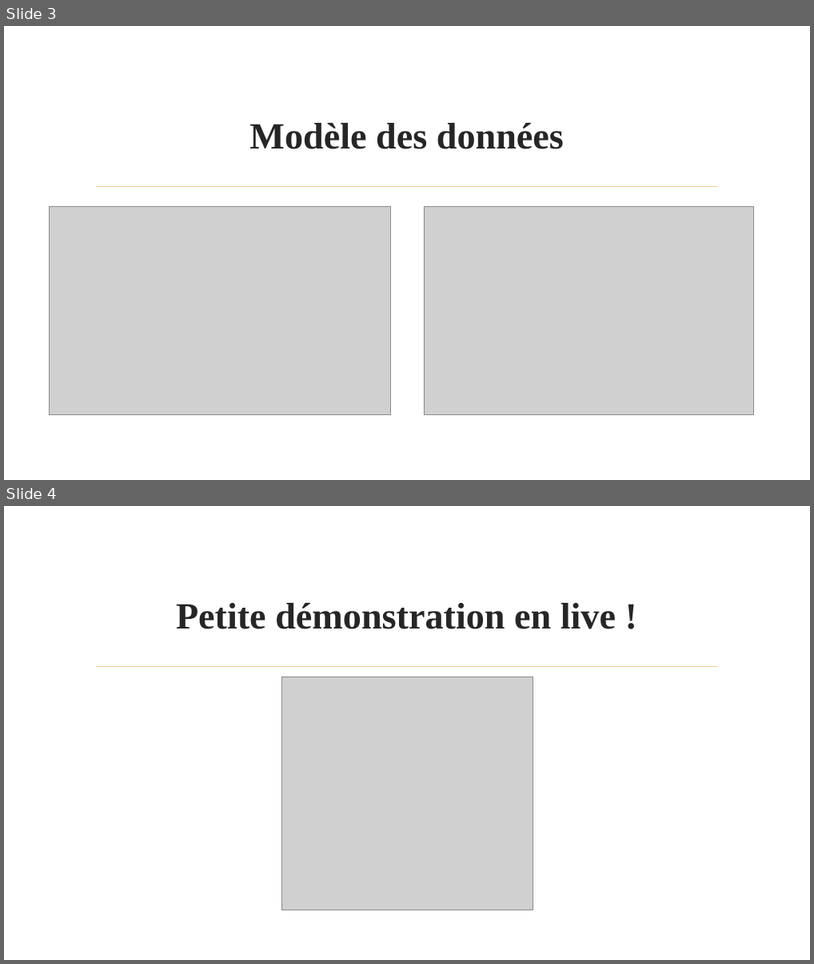
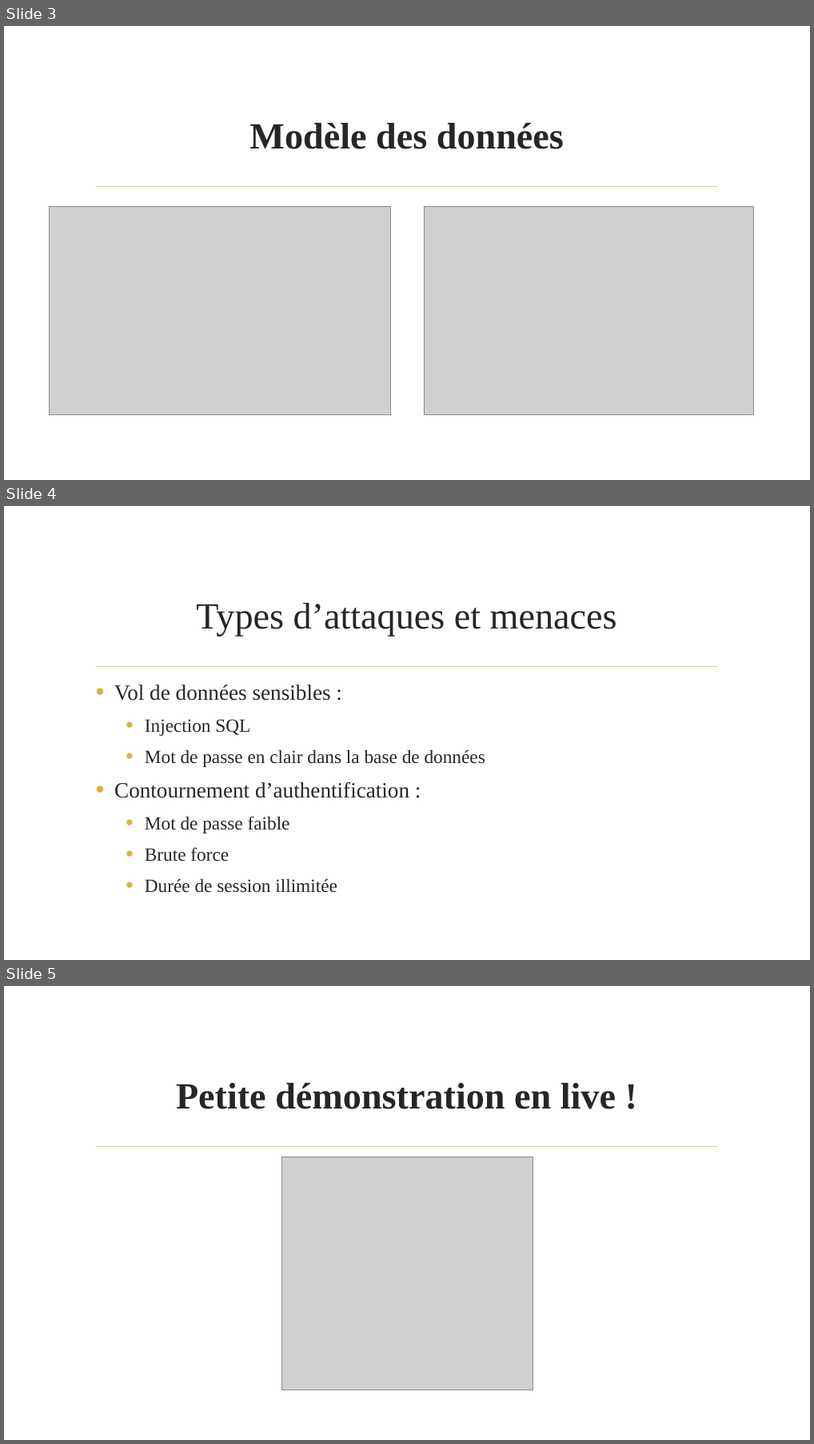
Before and after one commit to Thibaud-Besseau/STI-Labo-01, a slide deck: STI-Projet2.pptx. Shown one above the other, each under a label of ours: slides 3 and 4 before the commit, slides 3, 4 and 5 after it. The pictures are 814x964 and 814x1444 pixels, drawn with LibreOffice and Linux fonts; fonts in the diff are those of the drawing; grey boxes stand for pictures; background and template pictures are left out. Boxes give left, top, right and bottom in pixels: in the first picture for what was removed or moved away, otherwise in the second. Text is boxed around its words. In the diff, an @@ line names an element or a change of style, - is before the commit and + after.

```diff
--- a/STI-Projet2.pptx
+++ b/STI-Projet2.pptx
@@ slide 4 added at [4,506,810,960], background picture (left out); not listed: 1 template element that a slide beside it also shows @@
@@ title added at [196,603,618,636], 44 pt, text #262626 @@
+Types d’attaques et menaces
@@ text added at [114,684,486,892], 22.2 pt, text #262626 @@
+• Vol de données sensibles :
+  • Injection SQL
+  • Mot de passe en clair dans la base de données
+• Contournement d’authentification :
+  • Mot de passe faible
+  • Brute force
+  • Durée de session illimitée
@@ what was slide 4 is now slide 5 @@
```
Also in this commit, not shown: 1 other slide added, 1 slide removed.
